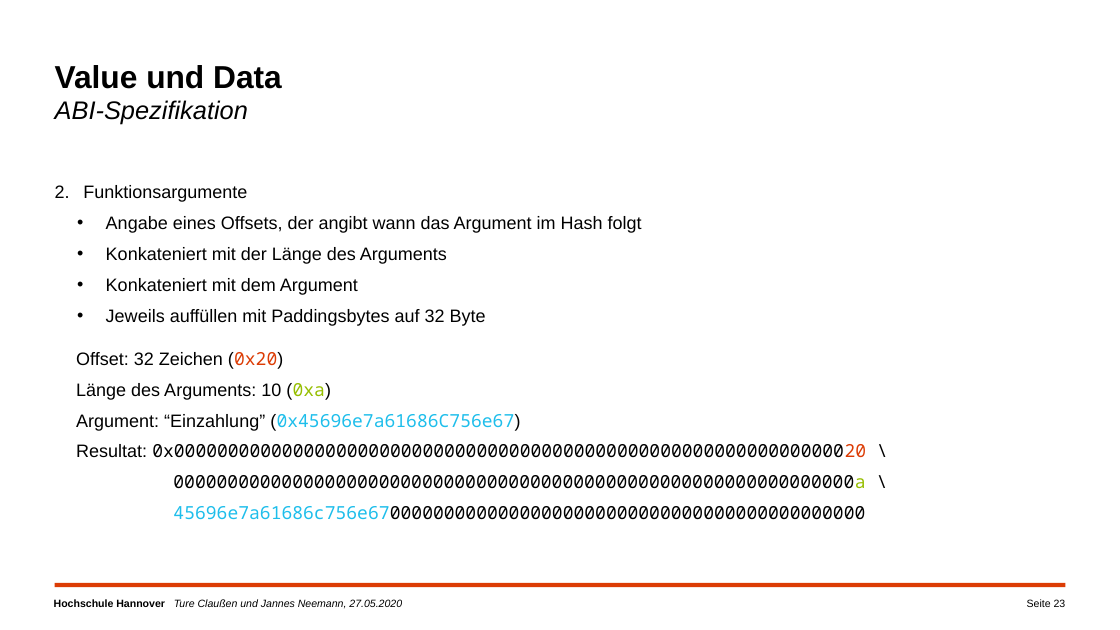
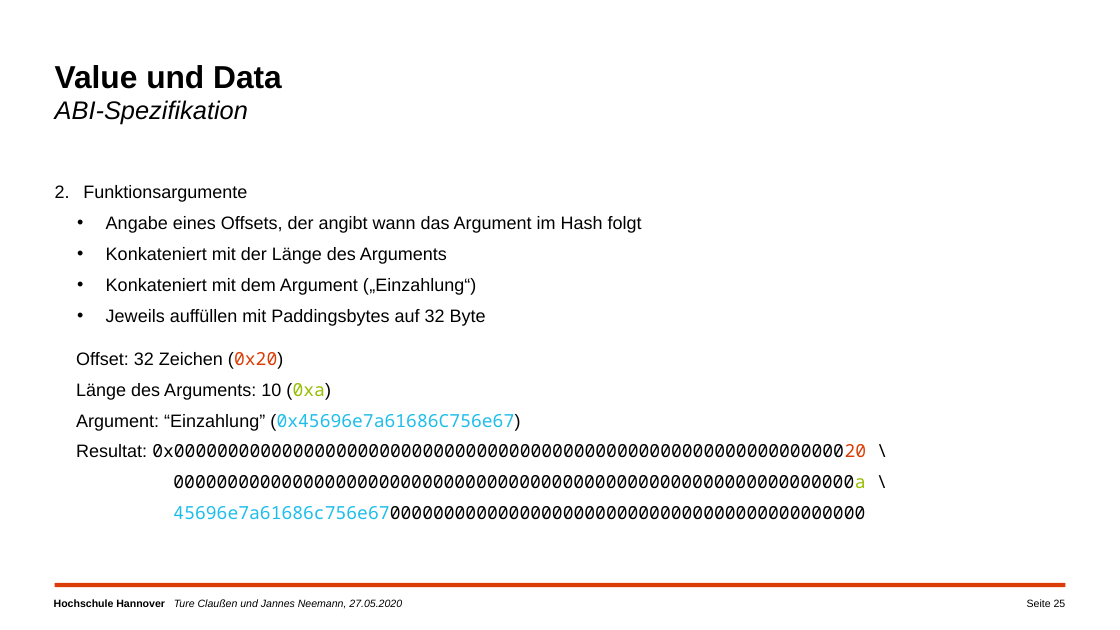
Before and after one commit to campfireman/SEM-ethereum-transactions, a slide deck: slide 25 of Ethereum_Präsentation_Jannes/Ethereum-Transaktionen.pptx (slide 23 before the commit). Drawn at 1120x630 pixels with LibreOffice and Linux fonts; fonts in the diff are those of the drawing; background and template pictures are left out. Boxes give left, top, right and bottom in pixels: in the first picture for what was removed or moved away, otherwise in the second. Text is boxed around its words. In the diff, an @@ line names an element or a change of style, - is before the commit and + after.

```diff
--- a/Ethereum_Präsentation_Jannes/Ethereum-Transaktionen.pptx
+++ b/Ethereum_Präsentation_Jannes/Ethereum-Transaktionen.pptx
@@ text at [106, 278, 477, 295]: text changed @@
-  • Konkateniert mit dem Argument
+  • Konkateniert mit dem Argument („Einzahlung“)
@@ page number at [1027, 599, 1066, 607]: text changed @@
-Seite 23
+Seite 25
```
Also in this commit, not shown: 10 other slides changed, 2 slides added, 1 other file.
